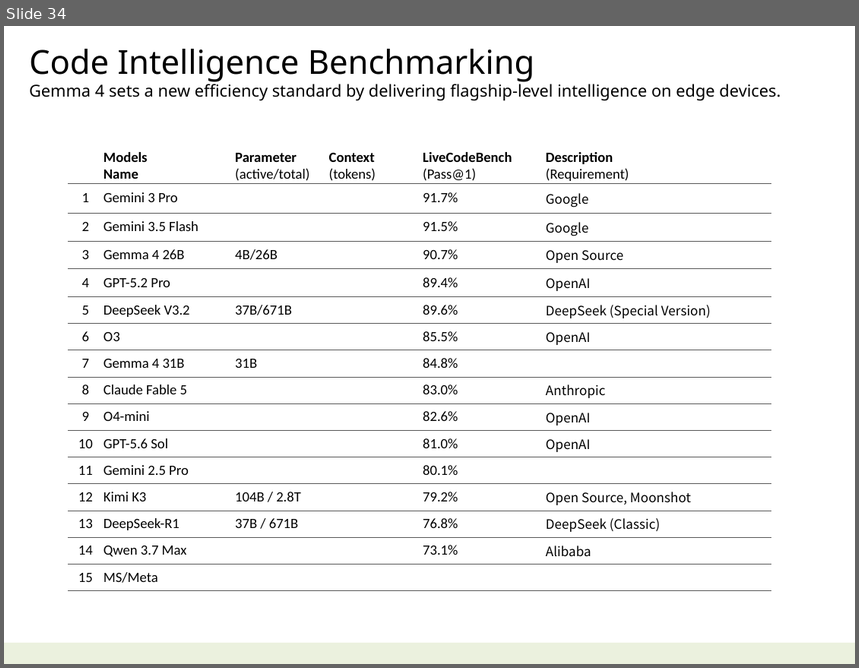
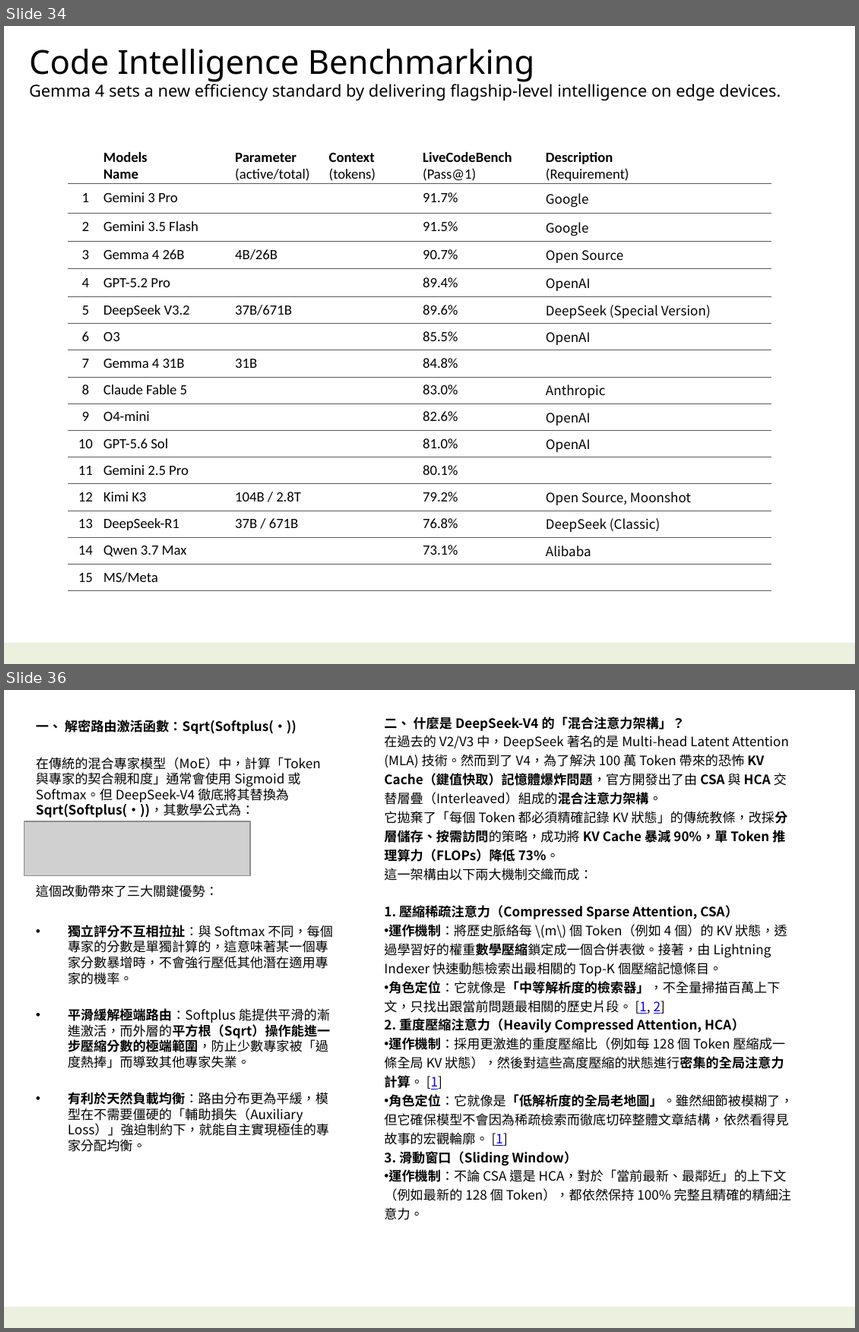
Before and after one commit to navibator/crazy-ai, a slide deck: ai.pptx. Shown one above the other, each under a label of ours: slide 34 before the commit, slides 34 and 36 after it; the slides between them are not shown. The pictures are 859x668 and 859x1332 pixels, drawn with LibreOffice and Linux fonts; fonts in the diff are those of the drawing; grey boxes stand for pictures. Boxes give left, top, right and bottom in pixels: in the first picture for what was removed or moved away, otherwise in the second. Text is boxed around its words. In the diff, an @@ line names an element or a change of style, - is before the commit and + after.

```diff
--- a/ai.pptx
+++ b/ai.pptx
@@ slide 36 added at [4,690,855,1328], background #FFFFFF; not listed: 1 template element that a slide beside it also shows @@
@@ text added at [36,720,333,1152], 11 pt, text #000000 @@
+一、 解密路由激活函數：Sqrt(Softplus(·))
+在傳統的混合專家模型（MoE）中，計算「Token 與專家的契合親和度」通常會使用 Sigmoid 或 Softmax。但 DeepSeek-V4 徹底將其替換為 Sqrt(Softplus(·))，其數學公式為：
+Score(x) = Sqrt[ ln(1+e^x) ]
+這個改動帶來了三大關鍵優勢：
+• 獨立評分不互相拉扯：與 Softmax 不同，每個專家的分數是單獨計算的，這意味著某一個專家分數暴增時，不會強行壓低其他潛在適用專家的機率。
+• 平滑緩解極端路由：Softplus 能提供平滑的漸進激活，而外層的平方根（Sqrt）操作能進一步壓縮分數的極端範圍，防止少數專家被「過度熱捧」而導致其他專家失業。
+• 有利於天然負載均衡：路由分布更為平緩，模型在不需要僵硬的「輔助損失（Auxiliary Loss）」強迫制約下，就能自主實現極佳的專家分配均衡。
@@ text added at [384,717,793,1220], 11 pt, text #000000 @@
+二、 什麼是 DeepSeek-V4 的「混合注意力架構」？
+在過去的 V2/V3 中，DeepSeek 著名的是 Multi-head Latent Attention (MLA) 技術。然而到了 V4，為了解決 100 萬 Token 帶來的恐怖 KV Cache（鍵值快取）記憶體爆炸問題，官方開發出了由 CSA 與 HCA 交替層疊（Interleaved）組成的混合注意力架構。
+它拋棄了「每個 Token 都必須精確記錄 KV 狀態」的傳統教條，改採分層儲存、按需訪問的策略，成功將 KV Cache 暴減 90%，單 Token 推理算力（FLOPs）降低 73%。
+這一架構由以下兩大機制交織而成：
+1. 壓縮稀疏注意力（Compressed Sparse Attention, CSA）
+• 運作機制：將歷史脈絡每 \(m\) 個 Token（例如 4 個）的 KV 狀態，透過學習好的權重數學壓縮鎖定成一個合併表徵。接著，由 Lightning Indexer 快速動態檢索出最相關的 Top-K 個壓縮記憶條目。
+• 角色定位：它就像是「中等解析度的檢索器」，不全量掃描百萬上下文，只找出跟當前問題最相關的歷史片段。 [1, 2]
+2. 重度壓縮注意力（Heavily Compressed Attention, HCA）
+• 運作機制：採用更激進的重度壓縮比（例如每 128 個 Token 壓縮成一條全局 KV 狀態），然後對這些高度壓縮的狀態進行密集的全局注意力計算。 [1]
+• 角色定位：它就像是「低解析度的全局老地圖」。雖然細節被模糊了，但它確保模型不會因為稀疏檢索而徹底切碎整體文章結構，依然看得見故事的宏觀輪廓。 [1]
+3. 滑動窗口（Sliding Window）
+• 運作機制：不論 CSA 還是 HCA，對於「當前最新、最鄰近」的上下文（例如最新的 128 個 Token），都依然保持 100% 完整且精確的精細注意力。
@@ picture added at [25,822,251,876] @@
```
Also in this commit, not shown: 5 slides changed, 5 other slides added, 3 slides removed.
